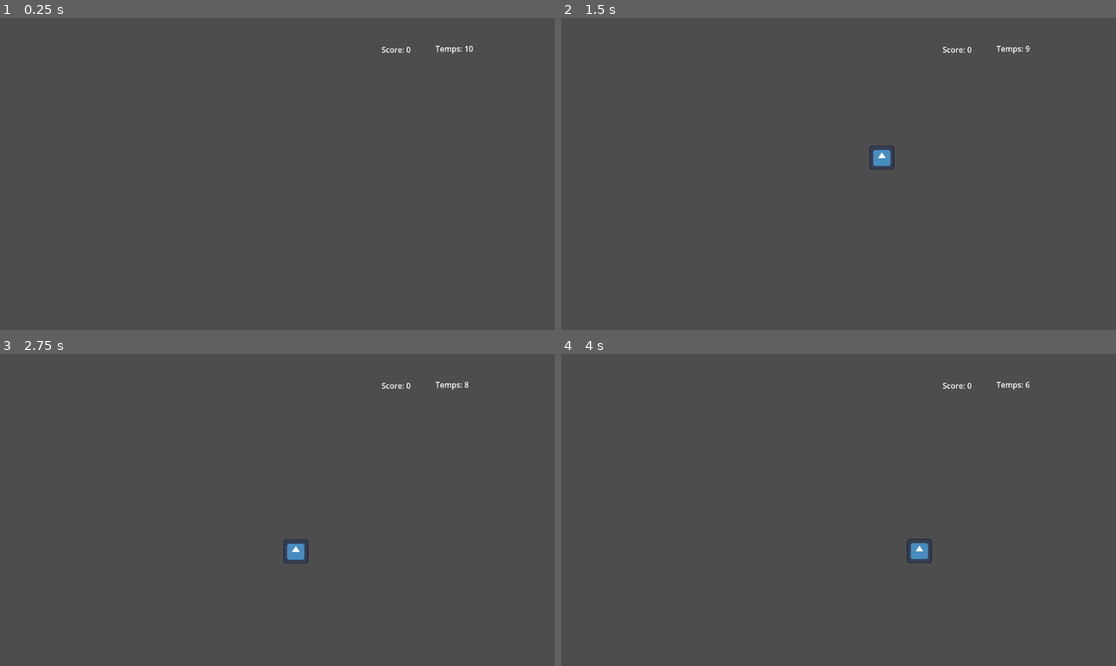
Above: before the commit, frames 1-4 (two rows, left to right).
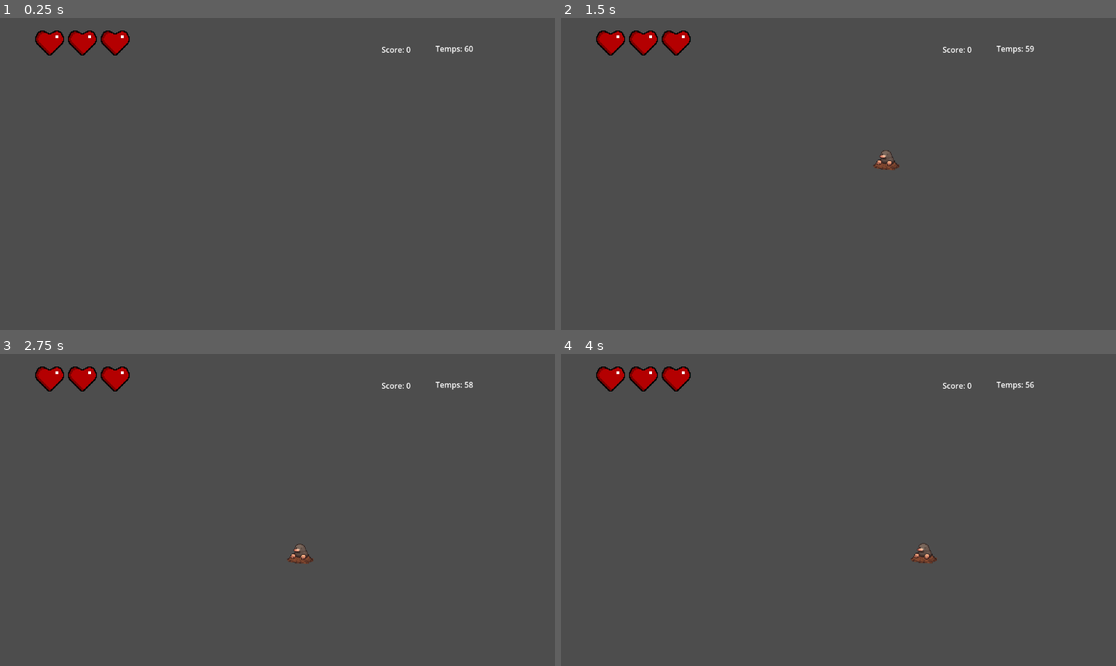
Above: after the commit, the same moments.

Repository: GOAT251/wack-a-mole
Game: Godot game, scene res://main.tscn
Same seed, same stepped clock (60 frames per second), same inputs: the game is played once before the commit and once after it. The engine's default icon, where the game draws it, is replaced by a stand-in: a white triangle on a blue panel in a dark square.
Inputs (mouse positions are in pixels of both pictures, inside the frame that each line leads up to):
- Up to frame 1 (0.25 s): no input
- Up to frame 2 (1.5 s): tap Enter at 0.5 s; move the mouse to (960, 158) at 0.52 s; click (960, 158) at 0.67 s; tap Space at 1.25 s; move the mouse to (783, 114) at 1.27 s; click (783, 114) at 1.42 s
- Up to frame 3 (2.75 s): move the mouse to (194, 506) at 2.02 s; click (194, 506) at 2.17 s
- Up to frame 4 (4 s): tap Enter at 2.75 s; move the mouse to (810, 572) at 2.77 s; click (810, 572) at 2.92 s; tap Space at 3.5 s; move the mouse to (1005, 556) at 3.52 s; click (1005, 556) at 3.67 s

The runs differ from the first frame. In frame 1, 0.9% of the frame differs, in the area x 6-85%, y 4-13%; in frame 2, 1.2%; in frame 3, 1.2%; in frame 4, 1.2%, in the area x 6-86%, y 4-68%.

Commit message:
Fonctionnalité : Ajout du système de vies

Diff:
--- /dev/null
+++ b/Level1.tscn
@@ -0,0 +1,3 @@
+[gd_scene format=3 uid="uid://bdfhrwbn8aslg"]
+
+[node name="Level1" type="Node2D"]
--- a/main.gd
+++ b/main.gd
@@ -4,8 +4,12 @@
 
 var score = 0
 var mole_holes = []
-var time_left = 10 # Réglé à 10 pour les tests
+
+# --- Variables de Niveau ---
+var time_left = 60
 var target_score = 200
+# NOUVELLE VARIABLE pour les vies
+var lives = 3
 
 @onready var spawn_timer = $Timers/SpawnTimer
 @onready var game_timer = $Timers/GameTimer
@@ -14,29 +18,21 @@
 
 
 func _ready():
-	# On récupère directement les taupes, car ce sont les enfants du GridContainer
+	# ... (le code de connexion des signaux ne change pas)
 	mole_holes = grid.get_children()
-
-	# On connecte les signaux de chaque taupe
 	for hole in mole_holes:
 		hole.mole_hit.connect(_on_mole_hit)
 		hole.friend_hit.connect(_on_friend_hit)
-
-	# On connecte les timers
 	spawn_timer.timeout.connect(_on_spawn_timer_timeout)
 	game_timer.timeout.connect(_on_game_timer_timeout)
 
-	# On met à jour l'affichage initial de l'UI
+	# On met à jour l'affichage initial de l'UI, y compris les vies
 	ui.update_score(score)
 	ui.update_time(time_left)
+	ui.update_lives(lives)
 
 
-# Le reste du code ne change pas.
-
 func _on_spawn_timer_timeout():
-	if mole_holes.is_empty():
-		return
-
 	var random_hole = mole_holes.pick_random()
 	if not random_hole.is_active:
 		if randf() > 0.2:
@@ -46,21 +42,27 @@
 
 
 func _on_mole_hit():
-	score += 10
+	score += 60
 	ui.update_score(score)
 
 
+# LA LOGIQUE DE PÉNALITÉ CHANGE ICI
 func _on_friend_hit():
-	score -= 50
-	if score < 0:
-		score = 0
-	ui.update_score(score)
+	# On ne perd plus de points, on perd une vie
+	lives -= 1
+	# On met à jour l'affichage des vies
+	ui.update_lives(lives)
+
+	# Si on n'a plus de vie, c'est game over immédiatement
+	if lives <= 0:
+		game_over()
 
 
 func _on_game_timer_timeout():
 	time_left -= 1
 	ui.update_time(time_left)
 
+	# La défaite par le temps est toujours une condition de fin
 	if time_left <= 0:
 		game_over()
 
@@ -71,11 +73,12 @@
 
 	var end_screen_instance = EndScreenScene.instantiate()
 
-	var player_won = score >= target_score
+	# La condition de victoire reste la même : atteindre le score.
+	# Mais on peut aussi perdre en n'ayant plus de vies.
+	var player_won = (score >= target_score) and (lives > 0)
+
 	end_screen_instance.set_message(player_won)
-
 	end_screen_instance.restart_game.connect(restart_game)
-
 	add_child(end_screen_instance)
 
 
--- a/mole.tscn
+++ b/mole.tscn
@@ -1,7 +1,8 @@
-[gd_scene load_steps=3 format=3 uid="uid://byy3wqxtlxout"]
+[gd_scene load_steps=4 format=3 uid="uid://byy3wqxtlxout"]
 
 [ext_resource type="Script" uid="uid://6047s7km16n" path="res://mole.gd" id="1_fo5de"]
-[ext_resource type="Texture2D" uid="uid://bxncaroi4fb1r" path="res://icon.svg" id="2_m3rin"]
+[ext_resource type="Texture2D" uid="uid://ctmcqvvvrxwxi" path="res://96235961-8fe7-4cdd-836f-a8bbd8a4b59f.png" id="2_ecm7r"]
+[ext_resource type="Texture2D" uid="uid://dro8cbmy15xyl" path="res://téléchargement (1).png" id="3_m3rin"]
 
 [node name="mole" type="Area2D"]
 script = ExtResource("1_fo5de")
@@ -10,27 +11,28 @@
 one_shot = true
 
 [node name="MoleUnit" type="Area2D" parent="."]
+position = Vector2(1, -1)
 
 [node name="MoleSprite" type="Sprite2D" parent="MoleUnit"]
 z_index = 10
-position = Vector2(210.00002, 91)
-scale = Vector2(0.4023437, 0.39453113)
-texture = ExtResource("2_m3rin")
+position = Vector2(218.375, 95.62499)
+scale = Vector2(0.07739259, 0.07739258)
+texture = ExtResource("2_ecm7r")
 
 [node name="MoleCollision" type="CollisionPolygon2D" parent="MoleUnit"]
-position = Vector2(209.99998, 89.99999)
-scale = Vector2(0.4023437, 0.39453113)
+position = Vector2(218, 95)
+scale = Vector2(0.3916014, 0.3876952)
 polygon = PackedVector2Array(59.1, -64, -59, -64, -63.8, -59, -64, 61, -60.3, 64, 59.6, 64, 63.9, 59, 64, -61.1)
 
 [node name="FriendUnit" type="Area2D" parent="."]
 position = Vector2(251, -4)
 
 [node name="FriendSprite" type="Sprite2D" parent="FriendUnit"]
-modulate = Color(0.7407497, 0.20339322, 0.2988134, 1)
+modulate = Color(1, 1, 1, 0.73333335)
 z_index = 10
-position = Vector2(-137.99997, 47)
-scale = Vector2(0.39718807, 0.3846912)
-texture = ExtResource("2_m3rin")
+position = Vector2(-136, 45)
+scale = Vector2(0.10847901, 0.10452003)
+texture = ExtResource("3_m3rin")
 
 [node name="FriendCollision" type="CollisionPolygon2D" parent="FriendUnit"]
 position = Vector2(-137.99998, 47)
--- a/ui.gd
+++ b/ui.gd
@@ -1,13 +1,27 @@
 extends CanvasLayer
 
-# Raccourcis vers les labels de cette scène.
 @onready var score_label = $ScoreLabel
 @onready var time_label = $TimeLabel
+# NOUVEAU RACCOURCI vers notre conteneur de vies
+@onready var lives_container = $LivesContainer
 
-# Fonction pour mettre à jour le score, appelée par "main.gd".
+
 func update_score(new_score):
 	score_label.text = "Score: " + str(new_score)
 
-# Fonction pour mettre à jour le temps, appelée par "main.gd".
 func update_time(new_time):
 	time_label.text = "Temps: " + str(new_time)
+
+# NOUVELLE FONCTION pour mettre à jour l'affichage des vies
+func update_lives(current_lives):
+	# On récupère tous les cœurs (nos TextureRects)
+	var hearts = lives_container.get_children()
+
+	# On boucle sur chaque cœur
+	for i in hearts.size():
+		if i < current_lives:
+			# Si l'index du cœur est inférieur au nombre de vies, on le montre
+			hearts[i].visible = true
+		else:
+			# Sinon, on le cache
+			hearts[i].visible = false
--- a/ui.tscn
+++ b/ui.tscn
@@ -1,6 +1,7 @@
-[gd_scene load_steps=2 format=3 uid="uid://bkm0v7rfbbpcm"]
+[gd_scene load_steps=3 format=3 uid="uid://bkm0v7rfbbpcm"]
 
 [ext_resource type="Script" uid="uid://b3qot7npvdra4" path="res://ui.gd" id="1_fyqef"]
+[ext_resource type="Texture2D" uid="uid://bl4hi0ibn0aag" path="res://3-16-8-5-7-16-42m-removebg-preview.png" id="2_m6e0p"]
 
 [node name="UI" type="CanvasLayer"]
 script = ExtResource("1_fyqef")
@@ -18,3 +19,27 @@
 offset_right = 987.0
 offset_bottom = 75.0
 text = "Temps : 60"
+
+[node name="LivesContainer" type="HBoxContainer" parent="."]
+offset_left = 71.0
+offset_top = 22.0
+offset_right = 135.0
+offset_bottom = 86.0
+
+[node name="TextureRect" type="TextureRect" parent="LivesContainer"]
+custom_minimum_size = Vector2(64, 64)
+layout_mode = 2
+texture = ExtResource("2_m6e0p")
+expand_mode = 1
+
+[node name="TextureRect2" type="TextureRect" parent="LivesContainer"]
+custom_minimum_size = Vector2(64, 64)
+layout_mode = 2
+texture = ExtResource("2_m6e0p")
+expand_mode = 1
+
+[node name="TextureRect3" type="TextureRect" parent="LivesContainer"]
+custom_minimum_size = Vector2(64, 64)
+layout_mode = 2
+texture = ExtResource("2_m6e0p")
+expand_mode = 1
Binary file added: 3-16-8-5-7-16-42m-removebg-preview.png
Not shown, added: 3-16-8-5-7-16-42m-removebg-preview.png.import
Binary file added: 96235961-8fe7-4cdd-836f-a8bbd8a4b59f.png
Not shown, added: 96235961-8fe7-4cdd-836f-a8bbd8a4b59f.png.import
Binary file added: téléchargement (1).png
Not shown, added: téléchargement (1).png.import
